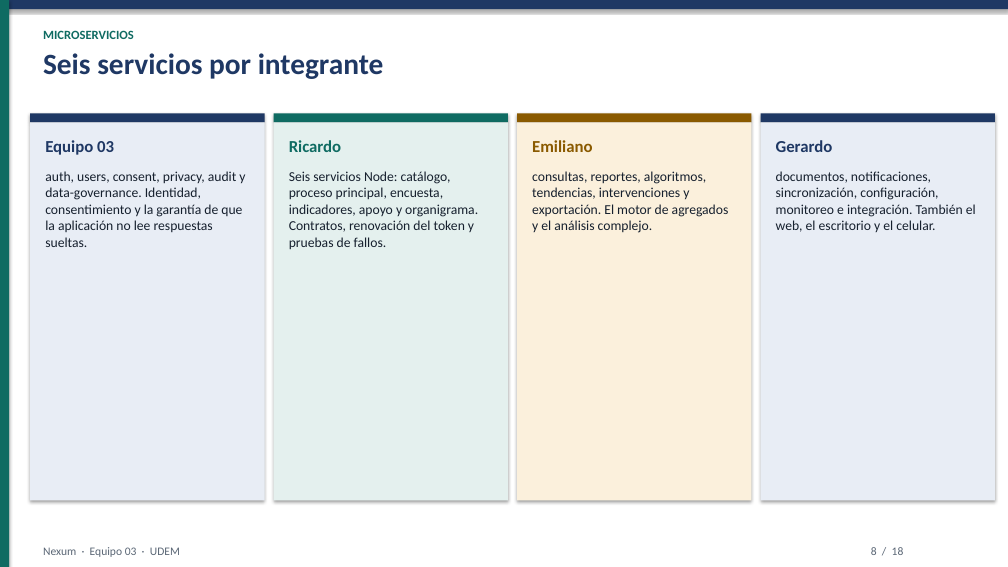
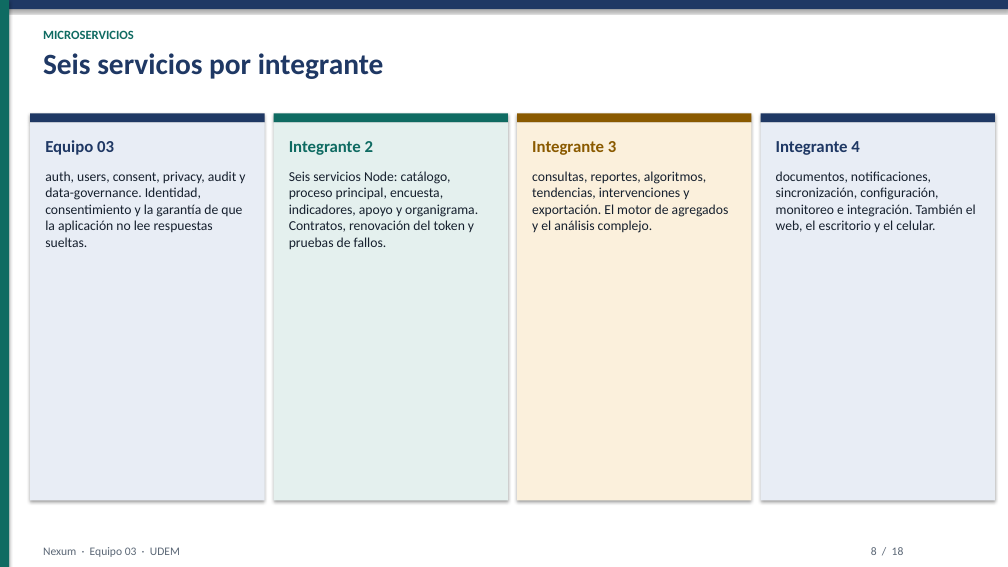
Before and after one commit to JuanPRamos2/IAC, a slide deck: slide 8 of Equipo03_SegundoParcial/codigo/docs/Nexum_Equipo03_Presentacion.pptx. Drawn at 1008x567 pixels with LibreOffice and Linux fonts; fonts in the diff are those of the drawing. Boxes give left, top, right and bottom in pixels: in the first picture for what was removed or moved away, otherwise in the second. Text is boxed around its words. In the diff, an @@ line names an element or a change of style, - is before the commit and + after.

```diff
--- a/Equipo03_SegundoParcial/codigo/docs/Nexum_Equipo03_Presentacion.pptx
+++ b/Equipo03_SegundoParcial/codigo/docs/Nexum_Equipo03_Presentacion.pptx
@@ text at (289, 141, 373, 155): text changed @@
-Ricardo
+Integrante 2
@@ text at (532, 141, 616, 155): text changed @@
-Emiliano
+Integrante 3
@@ text at (776, 141, 859, 155): text changed @@
-Gerardo
+Integrante 4
```
Also in this commit, not shown: 2 other slides changed, 56 other files.
